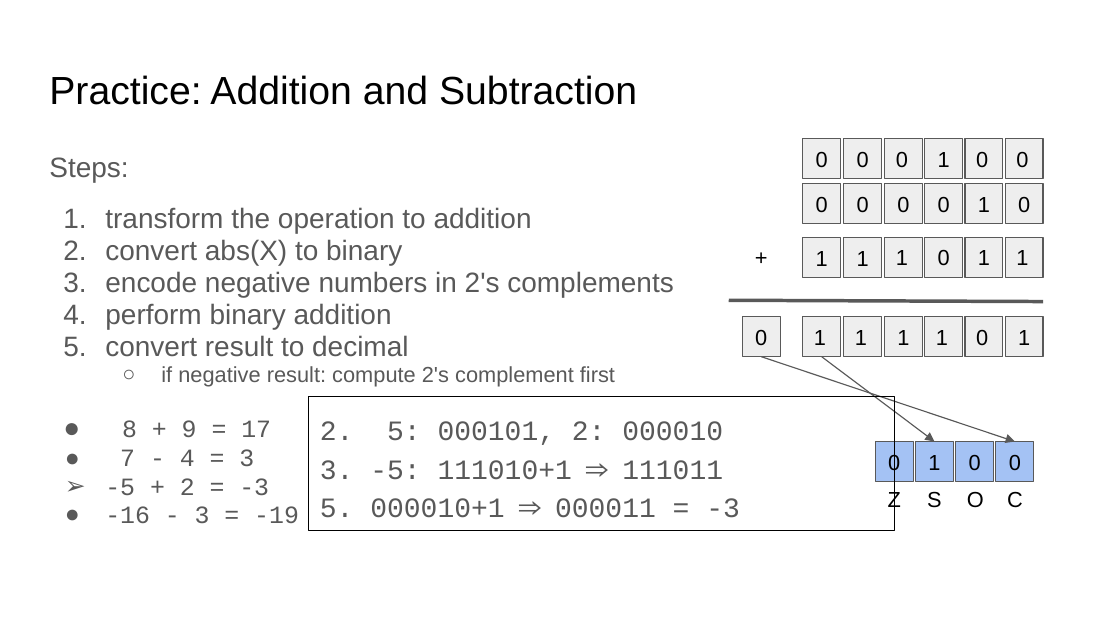
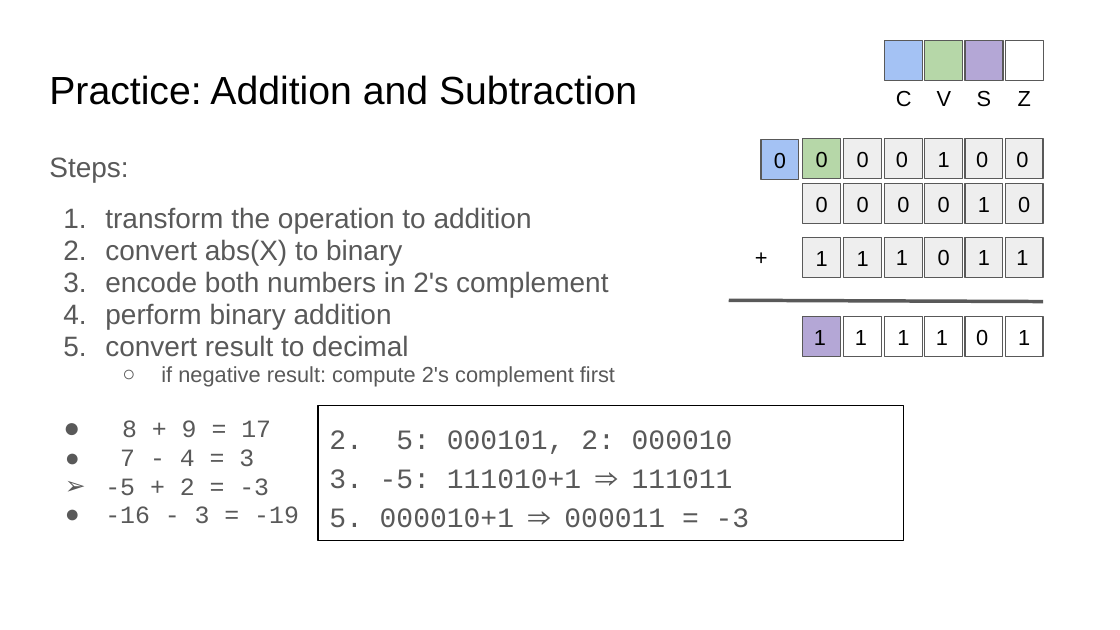
Before and after one commit to COMP122/comp122-s22, a slide deck: slide 20 of format_encodings/documents/Base2_ Encoding and Mathematical Operations.pptx (slide 19 before the commit). Drawn at 1120x630 pixels with LibreOffice and Linux fonts; fonts in the diff are those of the drawing. Boxes give left, top, right and bottom in pixels: in the first picture for what was removed or moved away, otherwise in the second. Text is boxed around its words. In the diff, an @@ line names an element or a change of style, - is before the commit and + after.

```diff
--- a/format_encodings/documents/Base2_ Encoding and Mathematical Operations.pptx
+++ b/format_encodings/documents/Base2_ Encoding and Mathematical Operations.pptx
@@ text "C": place and size @@
-text "C" at [1007,491,1023,508]
+text "C" at [896,90,912,107]
@@ text "S": place and size @@
-text "S" at [927,491,942,508]
+text "S" at [977,90,992,107]
@@ text "Z" rewrapped from [888,490,901,512] to [1018,91,1031,106] @@
@@ group added at [885,40,1044,106]: 4 rectangles, 1 text @@
+V
@@ rectangle "0": place and size @@
-rectangle "0" at [743,317,781,357]
+rectangle "0" at [760,139,799,179]
@@ rectangle "0" at [760,139,799,179]: fill #EEEEEE to #A4C2F4 @@
@@ rectangle "0" at [803,139,841,179]: fill #EEEEEE to #B6D7A8 @@
@@ text at [105,271,608,297]: text changed @@
-3. encode negative numbers in 2's complements
+3. encode both numbers in 2's complement
@@ rectangle "1" at [803,317,841,357]: fill #EEEEEE to #B4A7D6 @@
@@ fill #EEEEEE to #FFFFFF in 5 elements at [885,317,923,357], [925,317,963,357], [965,317,1004,357], [1005,317,1043,357], [843,317,881,357] @@
@@ arrow removed from (762, 356) to (1015, 441) @@
@@ arrow removed from (822, 356) to (934, 441) @@
@@ rectangle "2. 5: 000101, 2: 000010 ...": place and size @@
-rectangle "2. 5: 000101, 2: 000010 ..." at [309,396,895,531]
+rectangle "2. 5: 000101, 2: 000010 ..." at [318,405,904,540]
@@ group removed at [876,441,1034,508]: 4 rectangles, 1 text @@
-0
-1
-0
-0
-O
```
Also in this commit, not shown: 18 other slides changed, 2 slides added, 1 slide removed, 12 other files.
